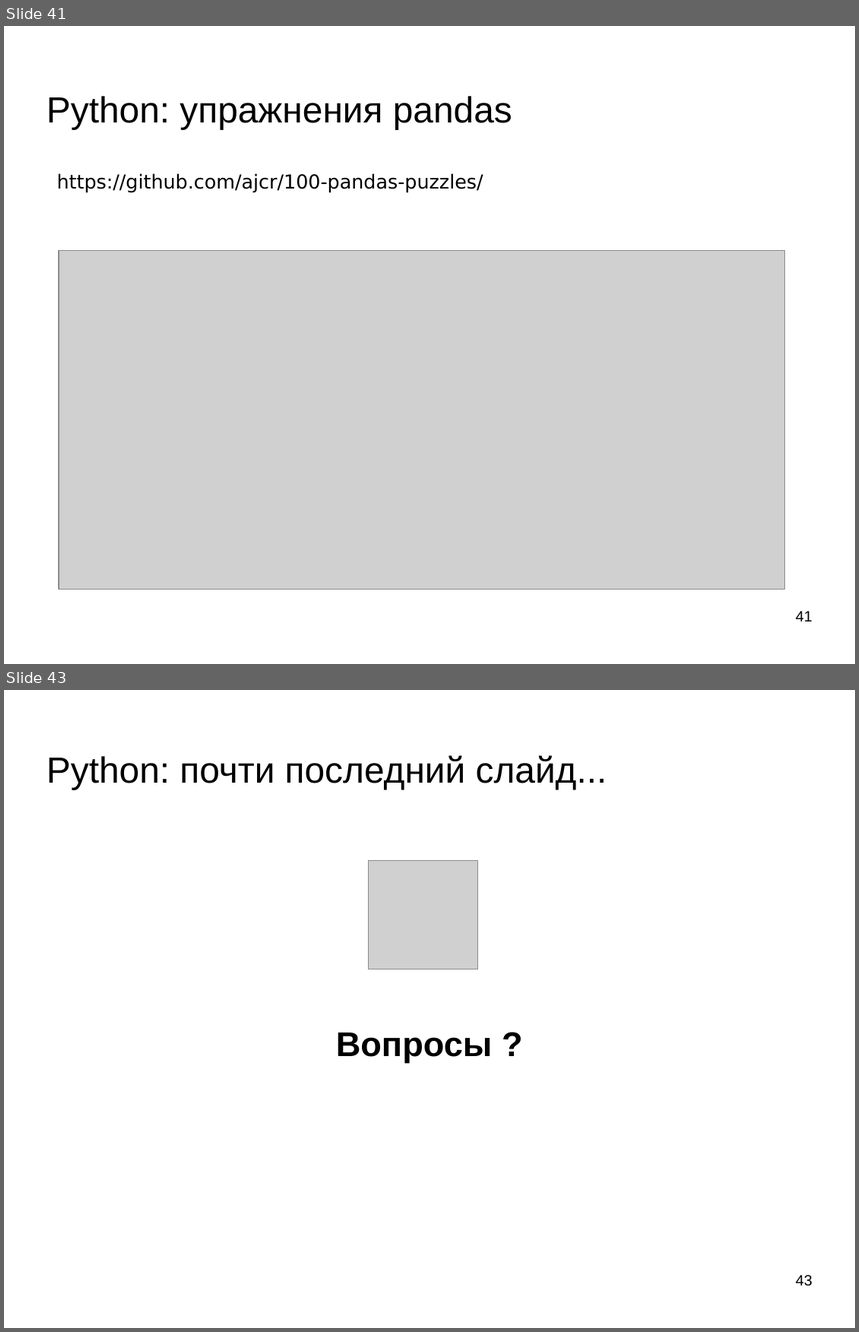
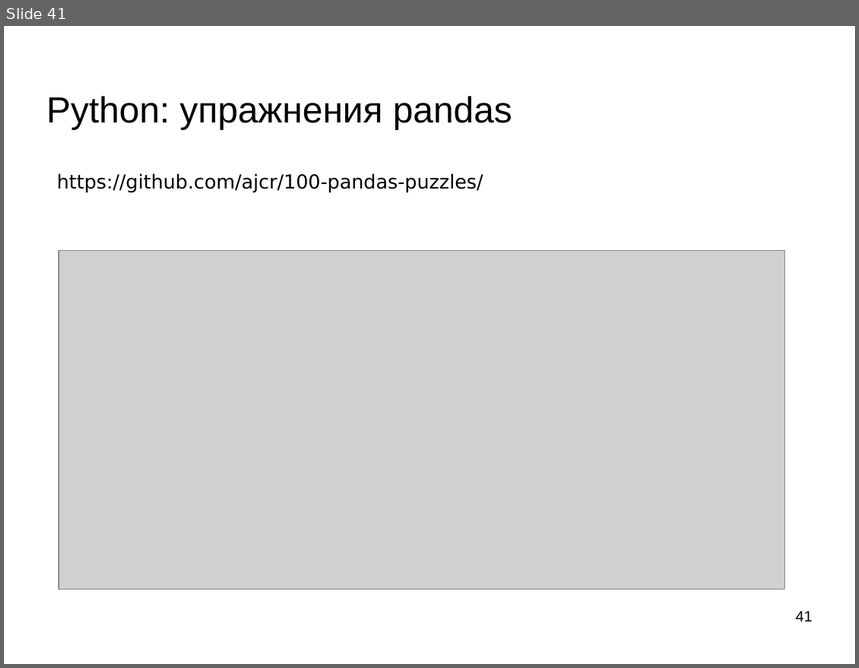
Before and after one commit to mechanoid5/ml_lectorium_legacy, a slide deck: 02-python.odp. Shown one above the other, each under a label of ours: slides 41 and 43 before the commit, slide 41 after it; the slides between them are not shown. The pictures are 859x1332 and 859x668 pixels, drawn with LibreOffice and Linux fonts; fonts in the diff are those of the drawing; grey boxes stand for pictures; background and template pictures are left out. Boxes give left, top, right and bottom in pixels: in the first picture for what was removed or moved away, otherwise in the second. Text is boxed around its words. In the diff, an @@ line names an element or a change of style, - is before the commit and + after.

```diff
--- a/02-python.odp
+++ b/02-python.odp
@@ slide 43 removed at (4,690,855,1328), background picture (left out) @@
@@ title removed at (47,755,607,790) @@
-Python: почти последний слайд...
@@ picture removed at (369,861,478,970) @@
@@ subtitle removed at (336,1033,493,1062) @@
-Вопросы ?
@@ page number removed at (796,1275,813,1287) @@
-43
```
Also in this commit, not shown: 1 slide changed, 1 slide added, 1 other slide removed, 4 other files.
